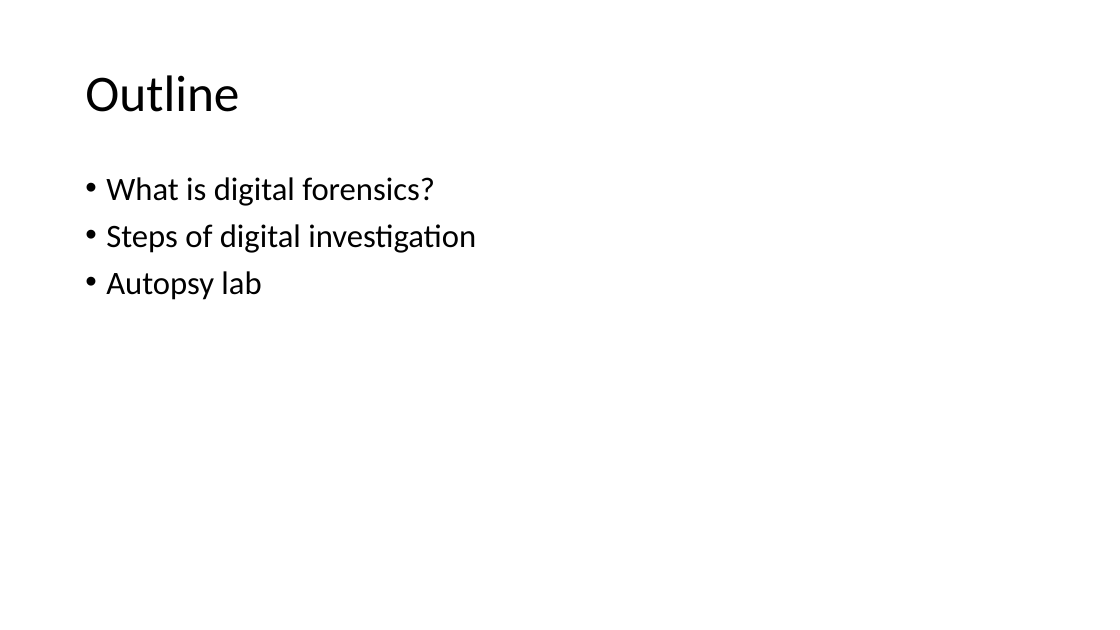
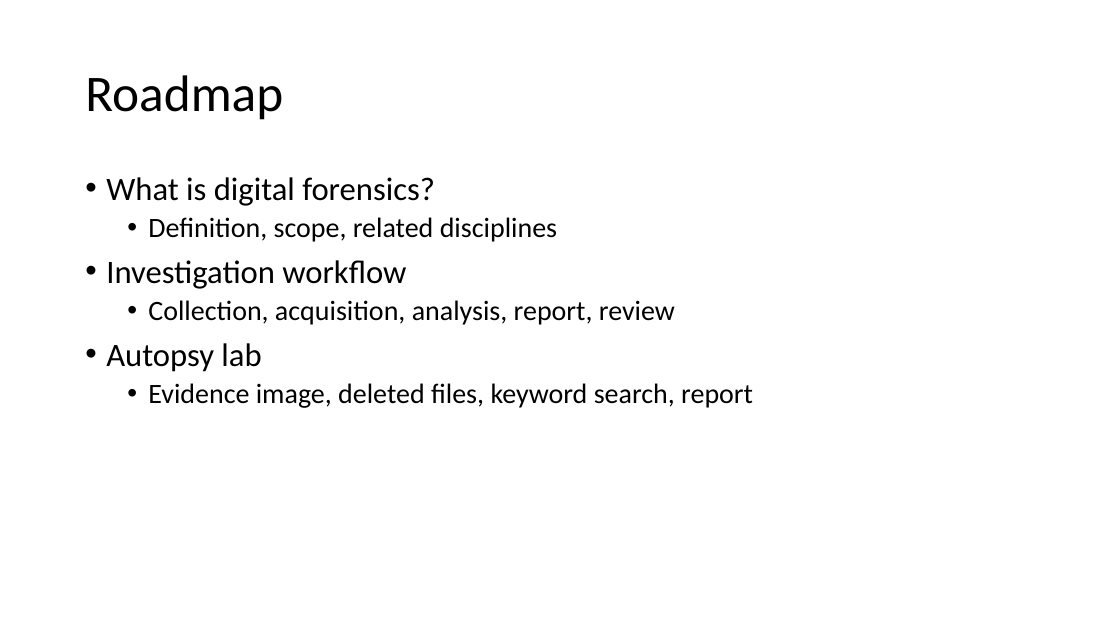
Before and after one commit to frankwxu/Digital-Forensics-Basic-Book, a slide deck: slide 3 of PPTs/Ch1_Introduction_to_Digital_Forensics.pptx (slide 2 before the commit). Drawn at 1120x630 pixels with LibreOffice and Linux fonts; fonts in the diff are those of the drawing; background and template pictures are left out. Boxes give left, top, right and bottom in pixels: in the first picture for what was removed or moved away, otherwise in the second. Text is boxed around its words. In the diff, an @@ line names an element or a change of style, - is before the commit and + after.

Commit message:
update Ch1 Introduction to Digital Forensics presentation

```diff
--- a/PPTs/Ch1_Introduction_to_Digital_Forensics.pptx
+++ b/PPTs/Ch1_Introduction_to_Digital_Forensics.pptx
@@ title at box(85, 75, 283, 120): text changed @@
-Outline
+Roadmap
@@ text at box(106, 217, 675, 325): text changed; size 28 to 24 pt @@
-• Steps of digital investigation
+  • Definition, scope, related disciplines
+• Investigation workflow
+  • Collection, acquisition, analysis, report, review
@@ text at box(148, 383, 753, 408): paragraph added @@
+  • Evidence image, deleted files, keyword search, report
```
Also in this commit, not shown: 21 other slides changed, 14 slides added, 11 slides removed.
